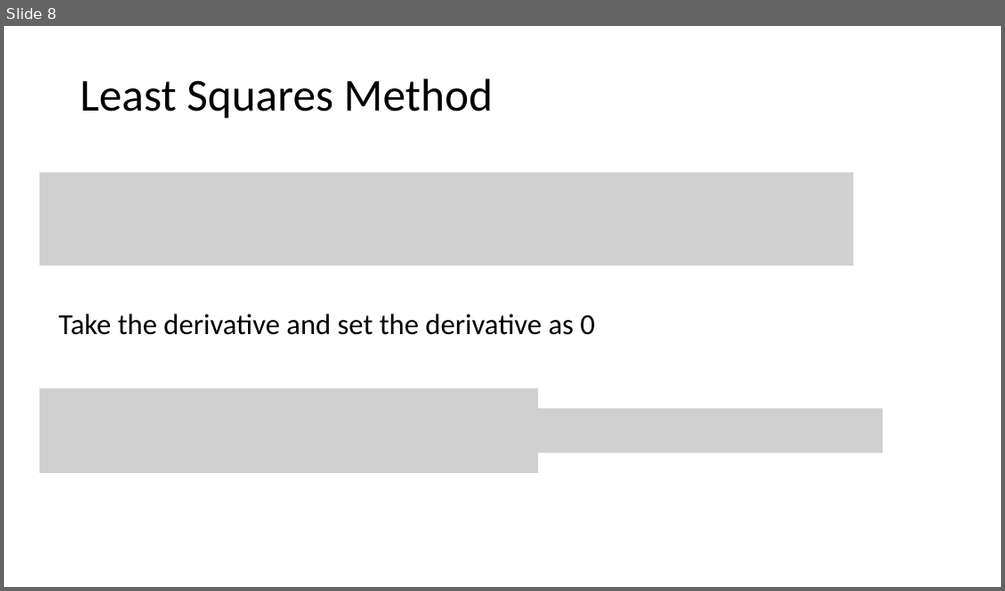
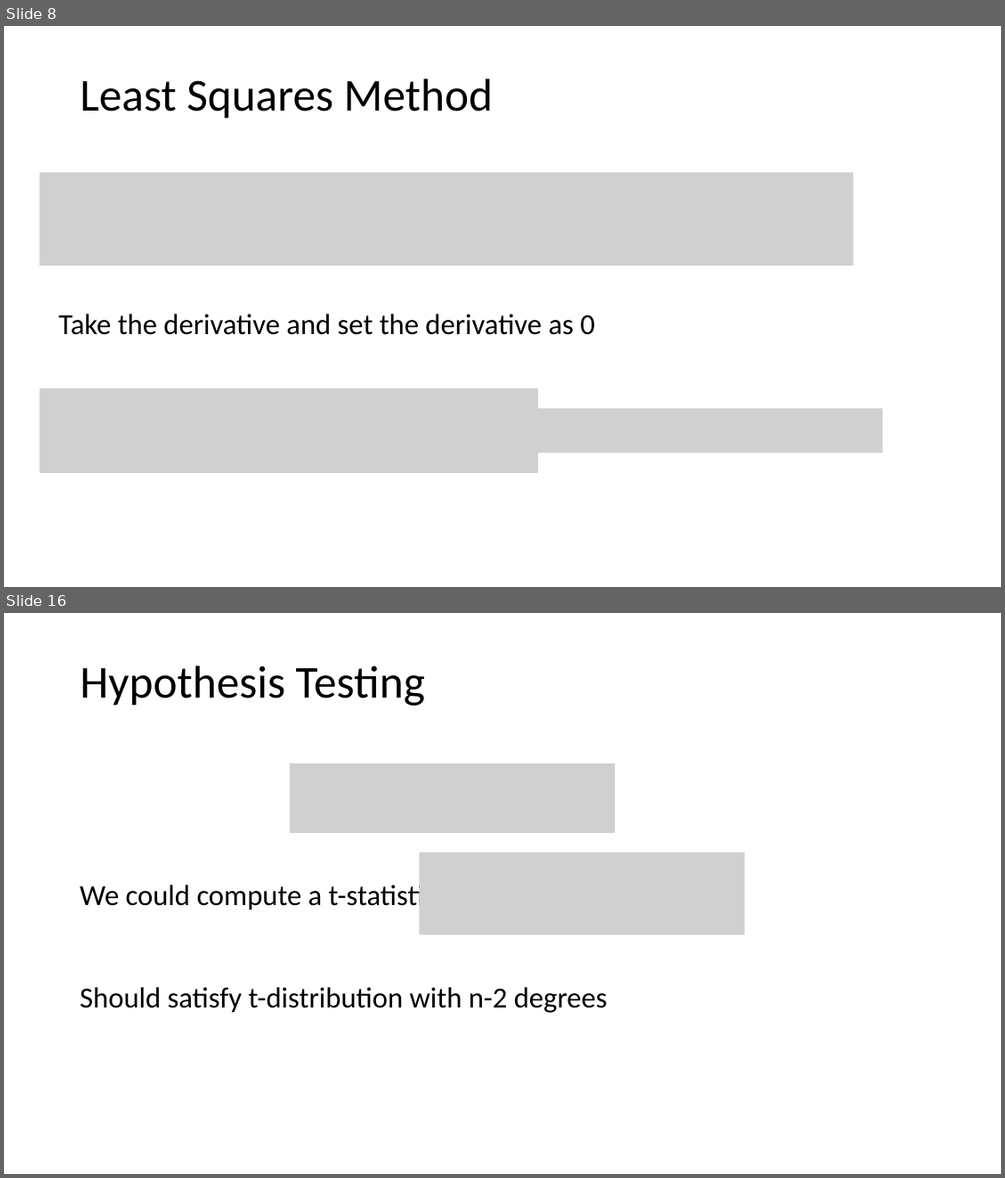
Before and after one commit to tianzheng4/tianzheng4.github.io, a slide deck: _umkc-teaching/slides/Lecture3.pptx. Shown one above the other, each under a label of ours: slide 8 before the commit, slides 8 and 16 after it; the slides between them are not shown. The pictures are 1005x591 and 1005x1178 pixels, drawn with LibreOffice and Linux fonts; fonts in the diff are those of the drawing; grey boxes stand for pictures. Boxes give left, top, right and bottom in pixels: in the first picture for what was removed or moved away, otherwise in the second. Text is boxed around its words. In the diff, an @@ line names an element or a change of style, - is before the commit and + after.

```diff
--- a/_umkc-teaching/slides/Lecture3.pptx
+++ b/_umkc-teaching/slides/Lecture3.pptx
@@ slide 16 added at (4, 613, 1001, 1174), background #FFFFFF @@
@@ title added at (80, 666, 425, 706), 44 pt, text #000000 @@
+Hypothesis Testing
@@ picture added at (290, 763, 615, 833) @@
@@ picture added at (419, 852, 744, 934) @@
@@ text added at (80, 882, 448, 913), 28 pt, text #000000 @@
+We could compute a t-statistics by
@@ text added at (80, 987, 607, 1013), 28 pt, text #000000 @@
+Should satisfy t-distribution with n-2 degrees
```
Also in this commit, not shown: 5 slides changed, 3 other slides added.
